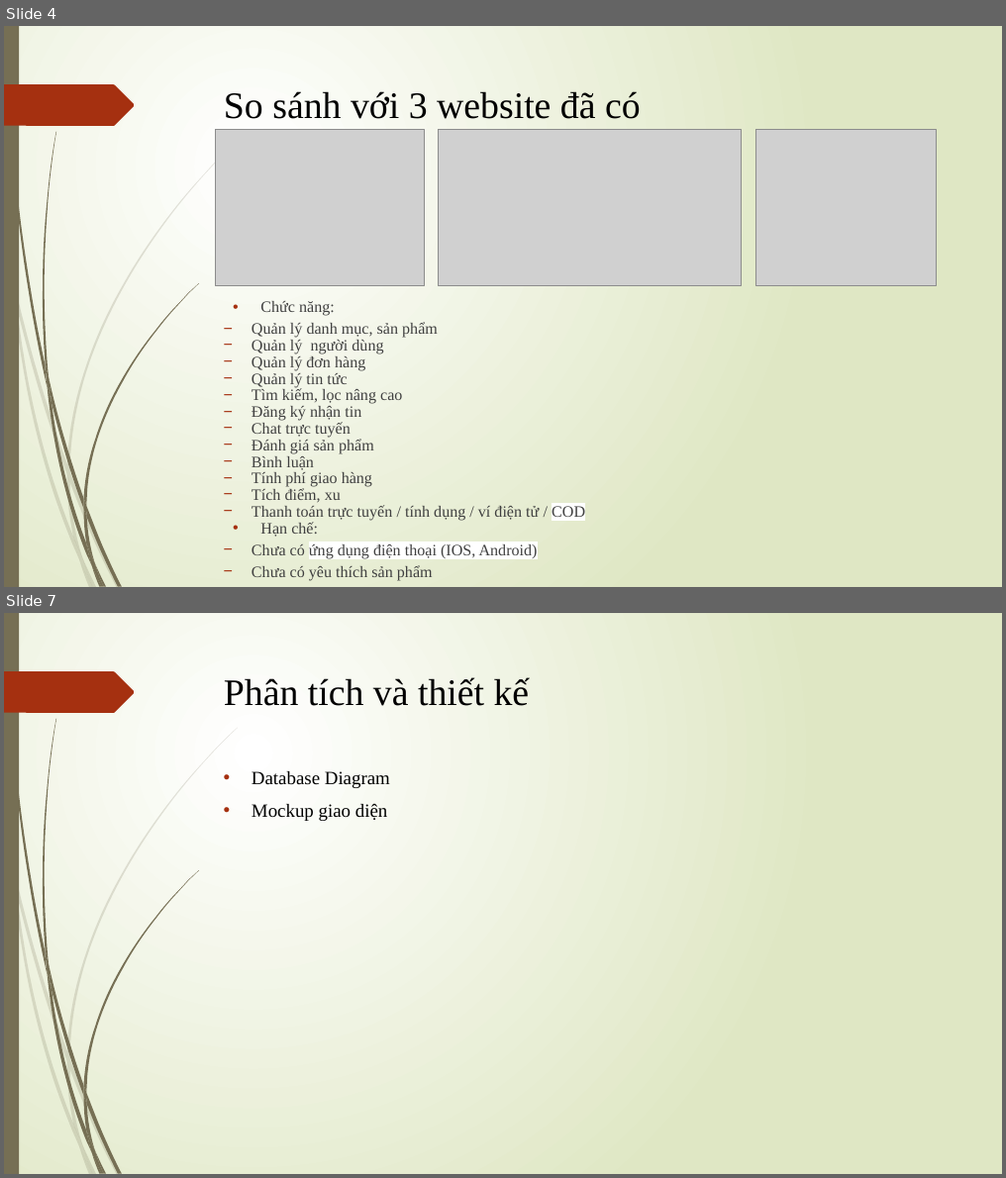
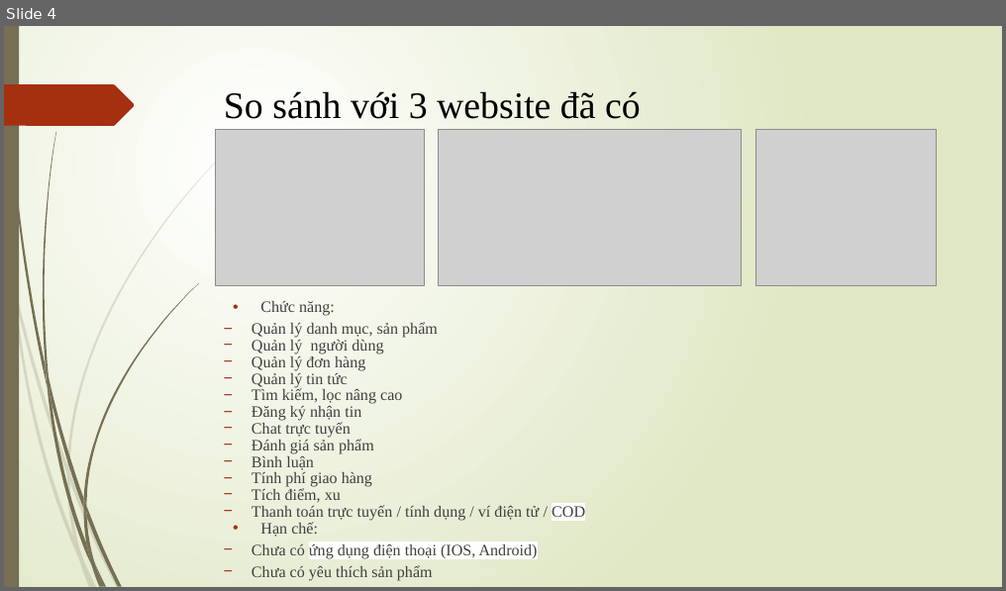
Before and after one commit to truongminhloi/DA3, a slide deck: DA3.pptx. Shown one above the other, each under a label of ours: slides 4 and 7 before the commit, slide 4 after it; the slides between them are not shown. The pictures are 1006x1178 and 1006x591 pixels, drawn with LibreOffice and Linux fonts; fonts in the diff are those of the drawing; grey boxes stand for pictures. Boxes give left, top, right and bottom in pixels: in the first picture for what was removed or moved away, otherwise in the second. Text is boxed around its words. In the diff, an @@ line names an element or a change of style, - is before the commit and + after.

```diff
--- a/DA3.pptx
+++ b/DA3.pptx
@@ slide 7 removed at (4,613,1002,1174), background gradient #FFFFFF to #DFE8C4; not listed: 24 template elements that a slide beside it also shows @@
@@ title removed at (224,677,530,706) @@
-Phân tích và thiết kế
@@ text removed at (252,771,390,821) @@
-• Database Diagram
-• Mockup giao diện
```
Also in this commit, not shown: 3 slides changed, 1 slide added, 2 other slides removed.
